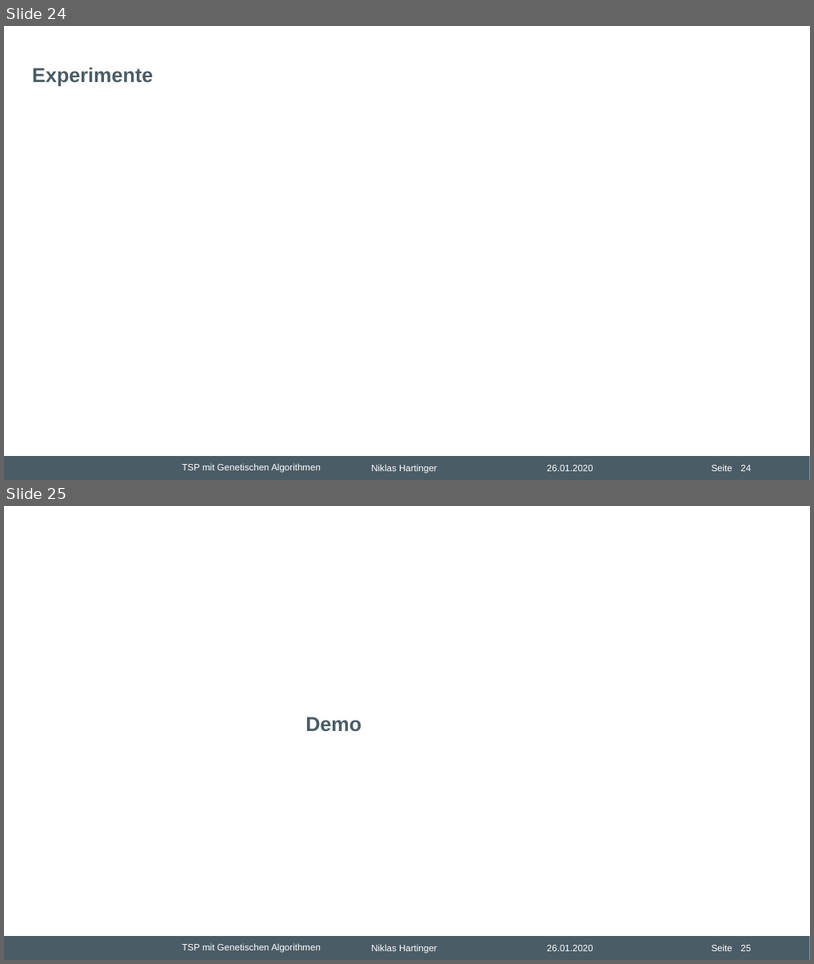
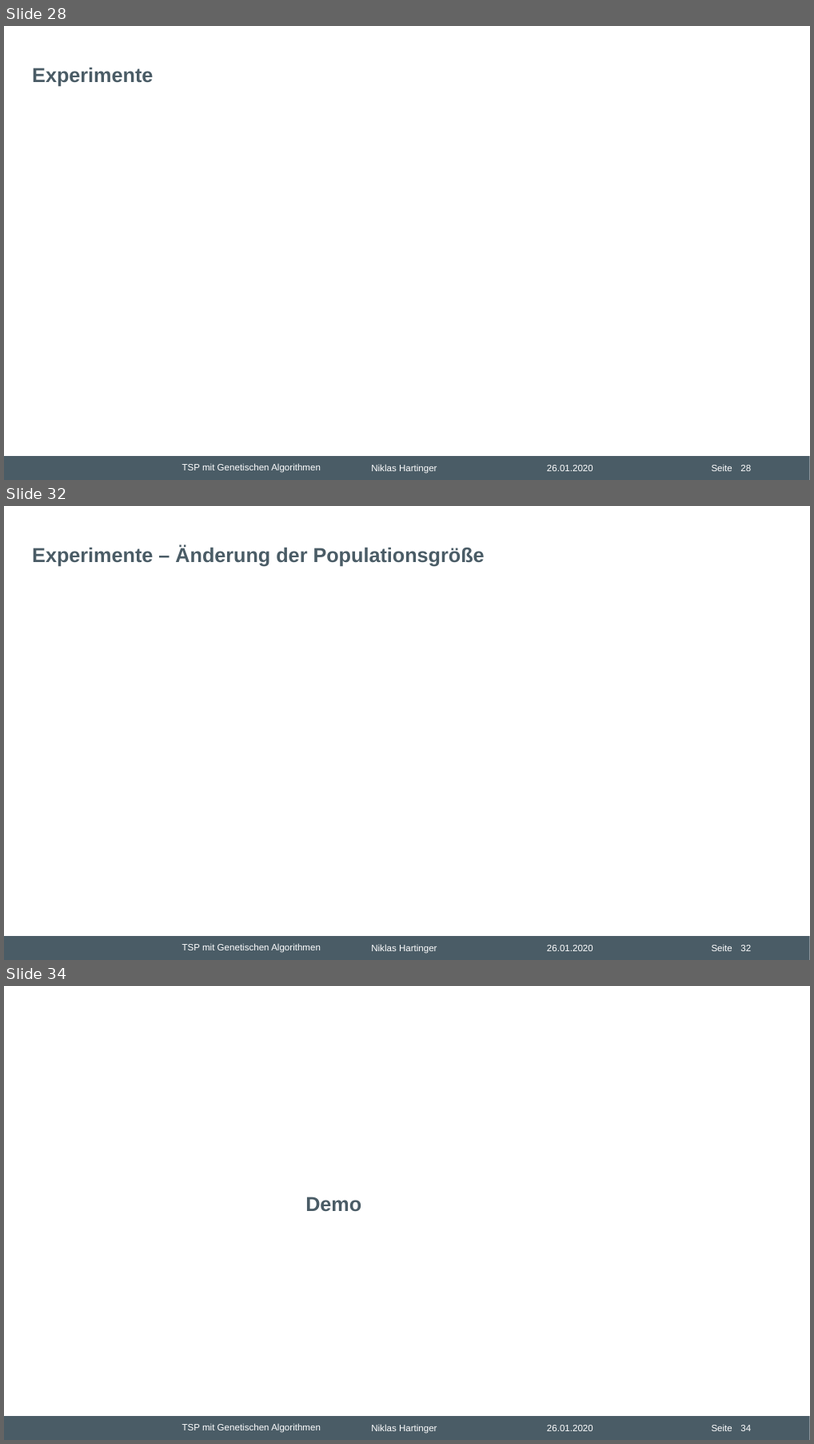
Before and after one commit to nhrt/Genetic-Algorithms, a slide deck: Projektvortrag/Präsentation Projektvortrag.pptx. Shown one above the other, each under a label of ours: slides 24 and 25 before the commit, slides 28, 32 and 34 after it; the slides between them are not shown. The pictures are 814x964 and 814x1444 pixels, drawn with LibreOffice and Linux fonts; fonts in the diff are those of the drawing; background and template pictures are left out. Boxes give left, top, right and bottom in pixels: in the first picture for what was removed or moved away, otherwise in the second. Text is boxed around its words. In the diff, an @@ line names an element or a change of style, - is before the commit and + after.

```diff
--- a/Projektvortrag/Präsentation Projektvortrag.pptx
+++ b/Projektvortrag/Präsentation Projektvortrag.pptx
@@ slide 32 added at <box>4,506,810,960</box>, background #FFFFFF; not listed: 6 template elements that a slide beside it also shows @@
@@ title added at <box>32,546,485,567</box>, 24 pt, text #4A5C66, bold @@
+Experimente – Änderung der Populationsgröße
@@ what was slide 24 is now slide 28 @@
@@ page number at <box>741,464,751,471</box>: text changed @@
-24
+28
@@ what was slide 25 is now slide 34 @@
@@ page number at <box>741,1424,751,1431</box>: text changed @@
-25
+34
```
Also in this commit, not shown: 2 slides changed, 8 other slides added.
